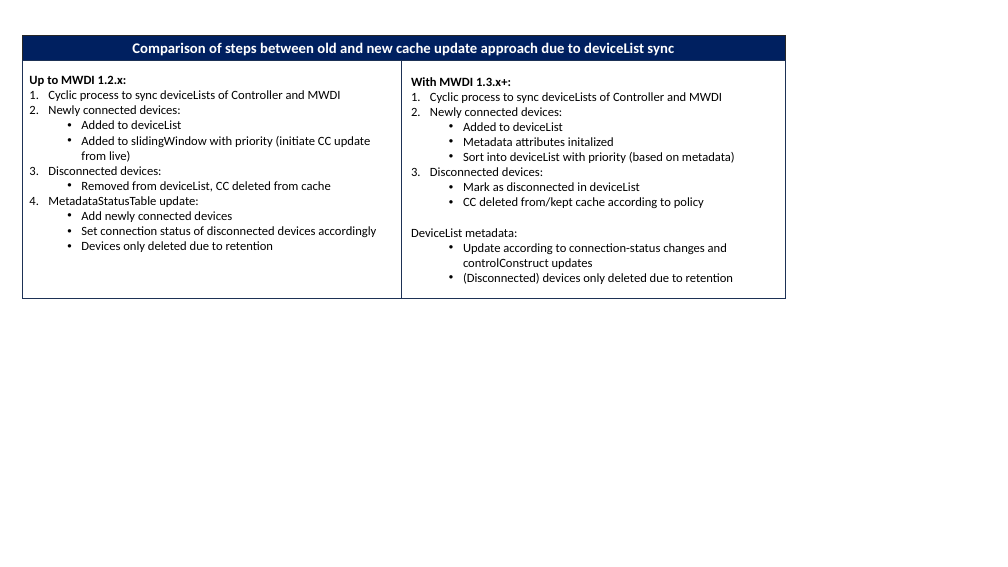
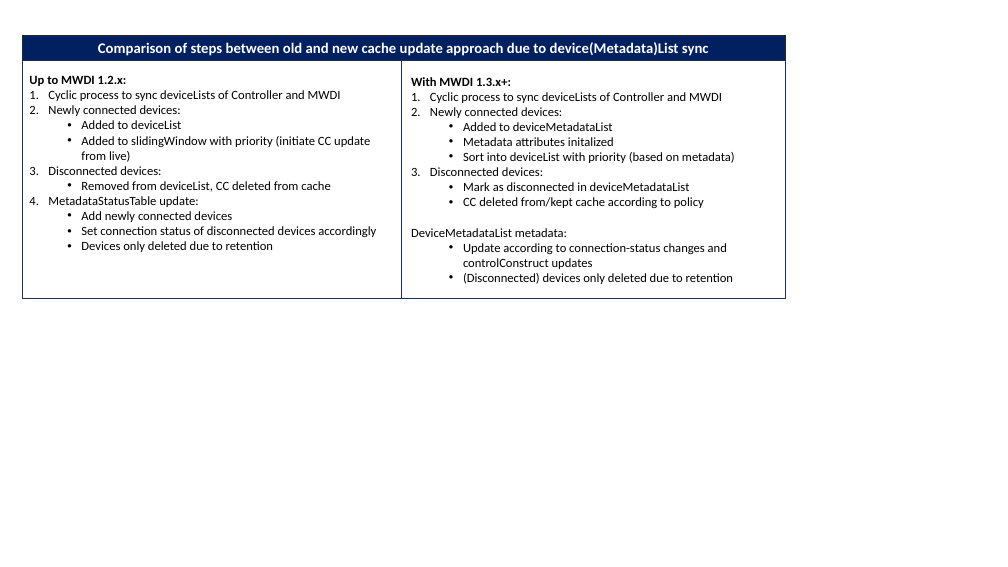
Before and after one commit to openBackhaul/MicroWaveDeviceInventory, a slide deck: slide 3 of spec/additionalDescription/pictures/CyclicCCRetrievalPics.pptx. Drawn at 1008x567 pixels with LibreOffice and Linux fonts; fonts in the diff are those of the drawing. Boxes give left, top, right and bottom in pixels: in the first picture for what was removed or moved away, otherwise in the second. Text is boxed around its words. In the diff, an @@ line names an element or a change of style, - is before the commit and + after.

```diff
--- a/spec/additionalDescription/pictures/CyclicCCRetrievalPics.pptx
+++ b/spec/additionalDescription/pictures/CyclicCCRetrievalPics.pptx
@@ text in rectangle at (98,42,709,56): text changed @@
-Comparison of steps between old and new cache update approach due to deviceList sync
+Comparison of steps between old and new cache update approach due to device(Metadata)List sync
@@ text at (463,122,613,131): text changed @@
-  • Added to deviceList
+  • Added to deviceMetadataList
@@ text at (463,182,690,191): text changed @@
-  • Mark as disconnected in deviceList
+  • Mark as disconnected in deviceMetadataList
@@ text at (411,228,567,237): text changed @@
-DeviceList metadata:
+DeviceMetadataList metadata:
```
Also in this commit, not shown: 2 other slides changed, 7 other files.
